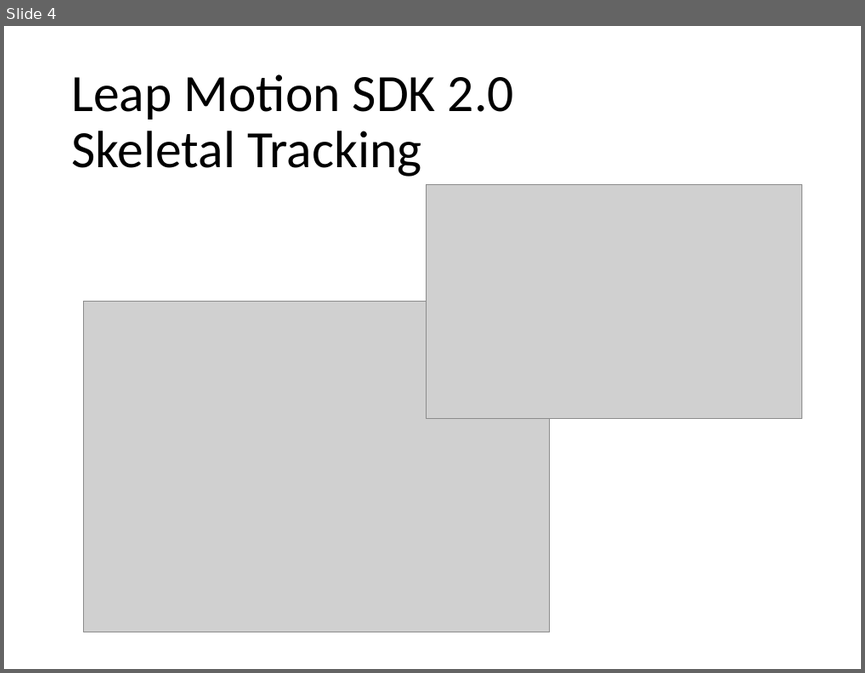
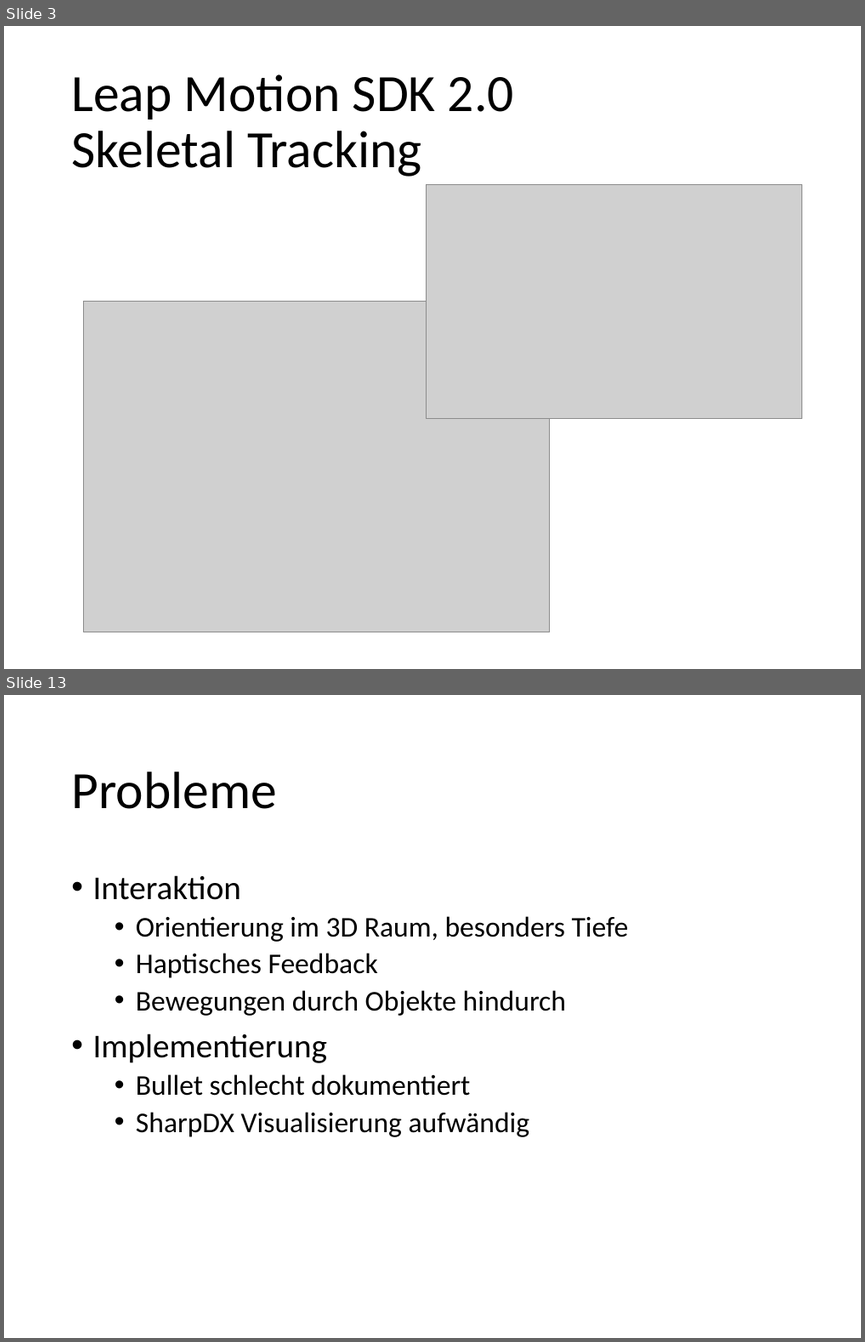
Before and after one commit to bernhardmgruber/soleap, a slide deck: doc/presentation/soleap.pptx. Shown one above the other, each under a label of ours: slide 4 before the commit, slides 3 and 13 after it; the slides between them are not shown. The pictures are 865x673 and 865x1342 pixels, drawn with LibreOffice and Linux fonts; fonts in the diff are those of the drawing; grey boxes stand for pictures. Boxes give left, top, right and bottom in pixels: in the first picture for what was removed or moved away, otherwise in the second. Text is boxed around its words. In the diff, an @@ line names an element or a change of style, - is before the commit and + after.

```diff
--- a/doc/presentation/soleap.pptx
+++ b/doc/presentation/soleap.pptx
@@ slide 13 added at (4, 695, 861, 1338), background #FFFFFF @@
@@ title added at (71, 771, 277, 809), 44 pt, text #000000 @@
+Probleme
@@ text added at (93, 875, 629, 1137), 24 pt, text #000000 @@
+• Interaktion
+  • Orientierung im 3D Raum, besonders Tiefe
+  • Haptisches Feedback
+  • Bewegungen durch Objekte hindurch
+• Implementierung
+  • Bullet schlecht dokumentiert
+  • SharpDX Visualisierung aufwändig
@@ what was slide 4 is now slide 3 @@
```
Also in this commit, not shown: 1 slide changed, 9 other slides added, 4 slides removed.
